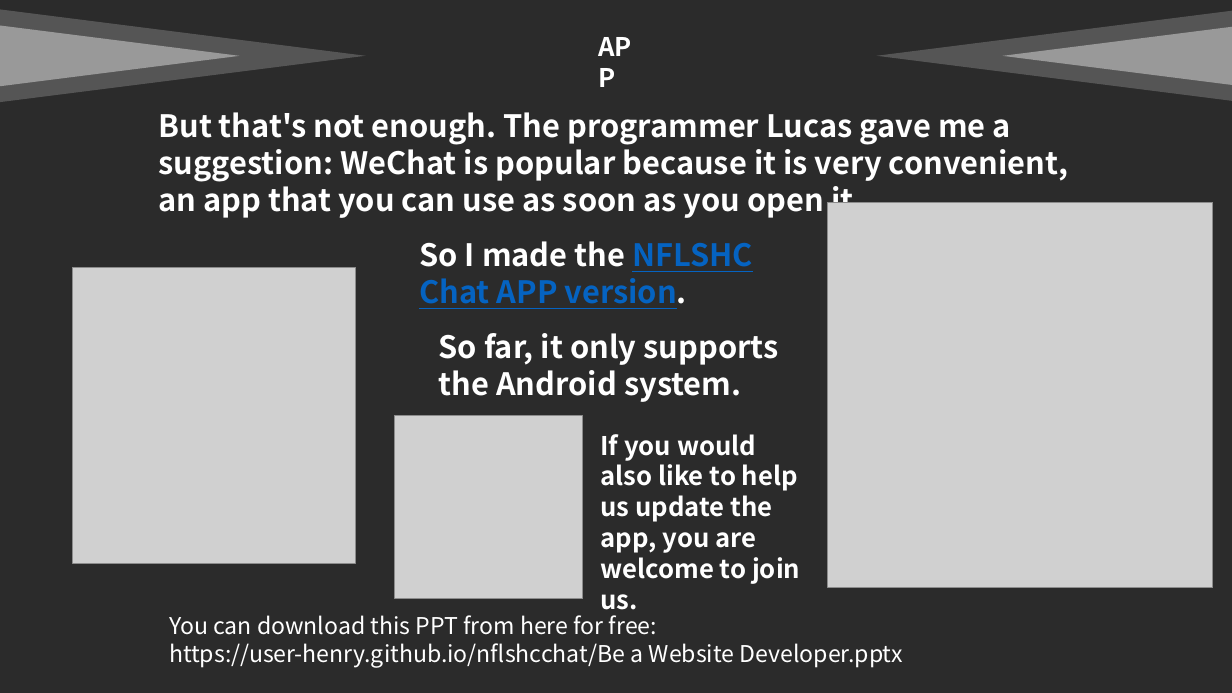
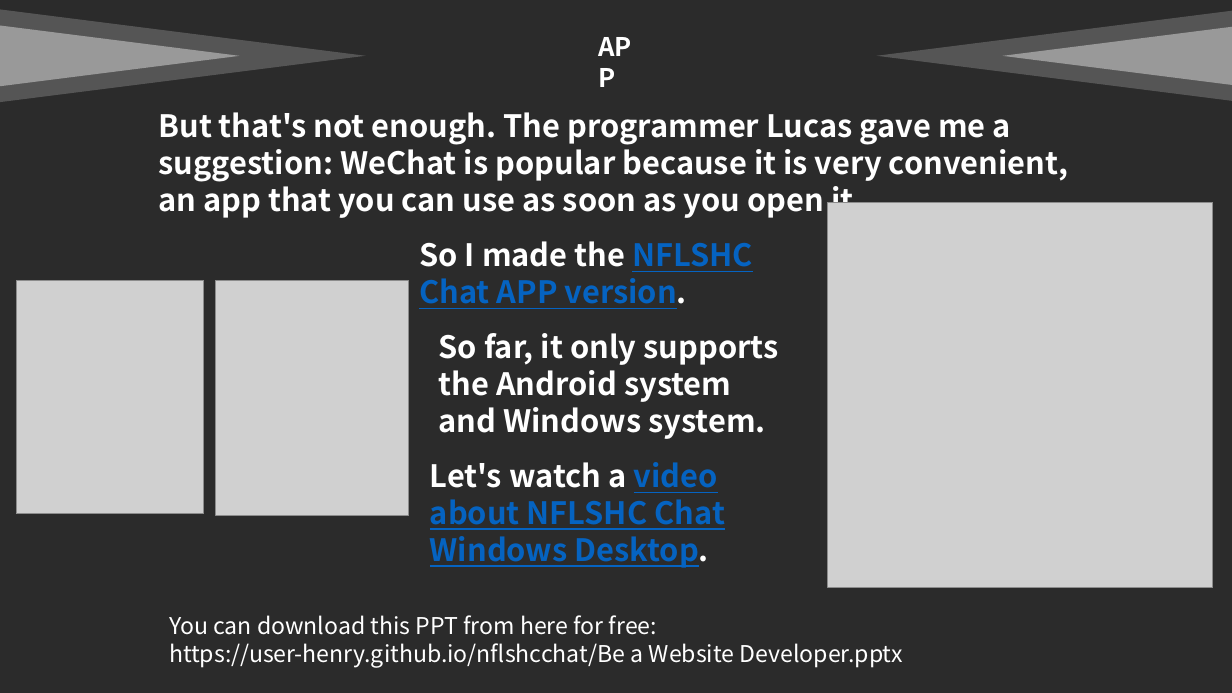
Before and after one commit to user-henry/nflshcchat, a slide deck: slide 8 of Be a Website Developer.pptx. Drawn at 1232x693 pixels with LibreOffice and Linux fonts; fonts in the diff are those of the drawing; grey boxes stand for pictures; background and template pictures are left out; a plain dark background stands for a picture behind light text. Boxes give left, top, right and bottom in pixels: in the first picture for what was removed or moved away, otherwise in the second. Text is boxed around its words. In the diff, an @@ line names an element or a change of style, - is before the commit and + after.

```diff
--- a/Be a Website Developer.pptx
+++ b/Be a Website Developer.pptx
@@ picture removed at (72,268,356,564) @@
@@ picture added at (16,280,203,514) @@
@@ picture added at (216,280,409,516) @@
@@ text at (439,333,779,439): text changed @@
-So far, it only supports the Android system.
+So far, it only supports the Android system and Windows system.
@@ picture removed at (395,416,582,599) @@
@@ text removed at (600,434,800,610) @@
-If you would also like to help us update the app, you are welcome to join us.
@@ text added at (430,462,725,568), 24 pt, text #0563C1, bold, underline @@
+Let's watch a video about NFLSHC Chat Windows Desktop.
```
